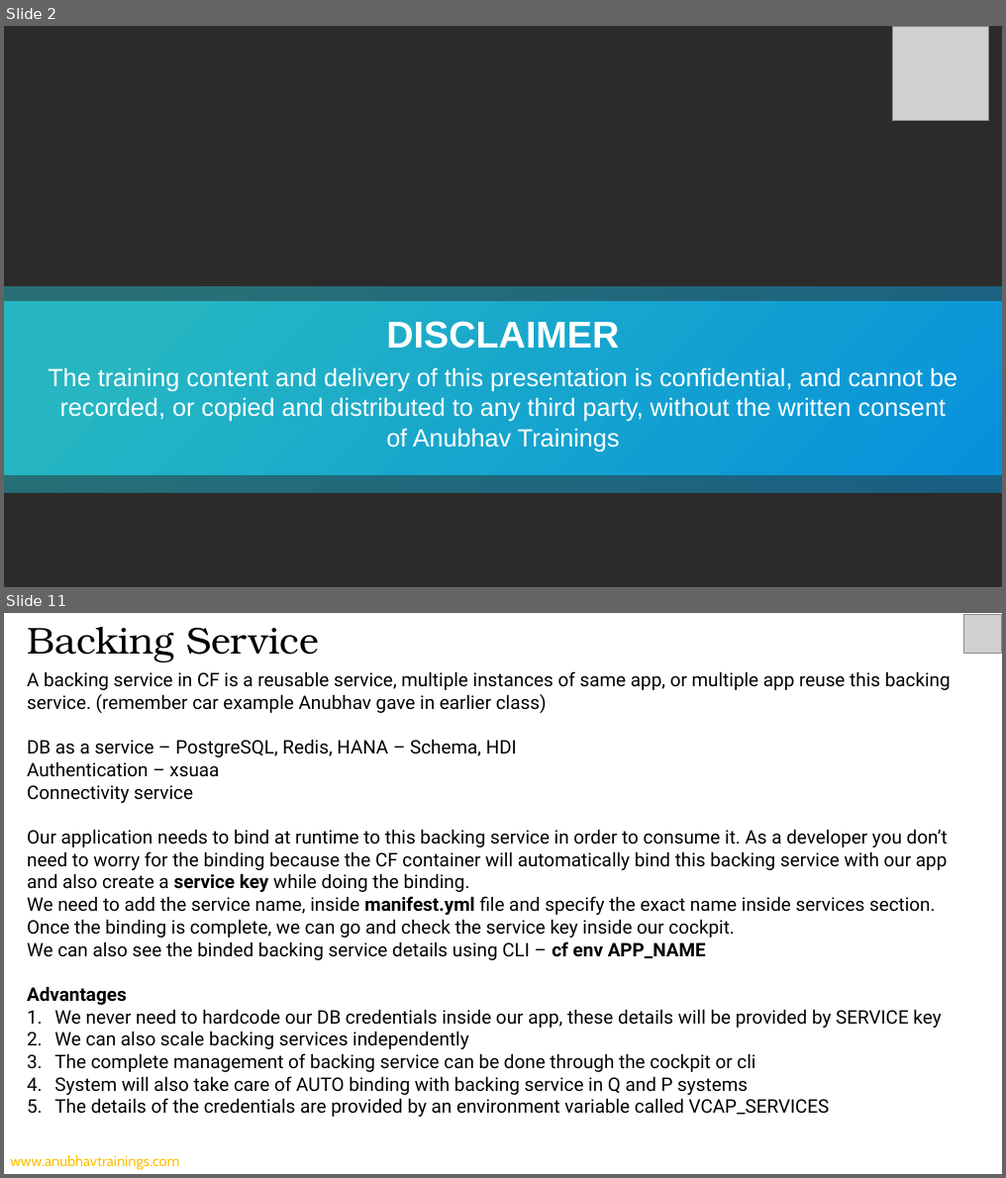
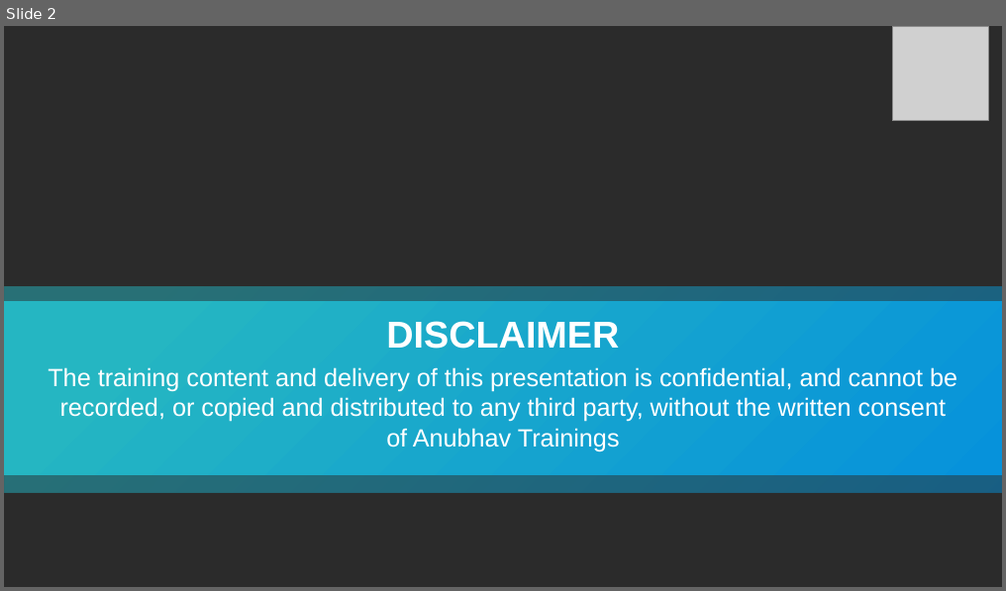
Before and after one commit to soyuztechnologies/BTP_Architect_Training, a slide deck: Day 2/Day 2 -BTP Architect.pptx. Shown one above the other, each under a label of ours: slides 2 and 11 before the commit, slide 2 after it; the slides between them are not shown. The pictures are 1006x1178 and 1006x591 pixels, drawn with LibreOffice and Linux fonts; fonts in the diff are those of the drawing; grey boxes stand for pictures; background and template pictures are left out; a plain dark background stands for a picture behind light text. Boxes give left, top, right and bottom in pixels: in the first picture for what was removed or moved away, otherwise in the second. Text is boxed around its words. In the diff, an @@ line names an element or a change of style, - is before the commit and + after.

Commit message:
Auto-updater Bot Study material BTP_Architect_Training

```diff
--- a/Day 2/Day 2 -BTP Architect.pptx
+++ b/Day 2/Day 2 -BTP Architect.pptx
@@ slide 11 removed at [4,613,1002,1174], background #FFFFFF @@
@@ text removed at [27,627,318,663] @@
-Backing Service
@@ picture removed at [963,615,1002,652] @@
@@ text removed at [27,671,950,1117] @@
-A backing service in CF is a reusable service, multiple instances of same app, or multiple app reuse this backing service. (remember car example Anubhav gave in earlier class)
-DB as a service – PostgreSQL, Redis, HANA – Schema, HDI
-Authentication – xsuaa
-Connectivity service
-Our application needs to bind at runtime to this backing service in order to consume it. As a developer you don’t need to worry for the binding because the CF container will automatically bind this backing service with our app and also create a service key while doing the binding.
-We need to add the service name, inside manifest.yml file and specify the exact name inside services section.
-Once the binding is complete, we can go and check the service key inside our cockpit.
-We can also see the binded backing service details using CLI – cf env APP_NAME
-Advantages
-1. We never need to hardcode our DB credentials inside our app, these details will be provided by SERVICE key
-2. We can also scale backing services independently
-3. The complete management of backing service can be done through the cockpit or cli
-4. System will also take care of AUTO binding with backing service in Q and P systems
-5. The details of the credentials are provided by an environment variable called VCAP_SERVICES
@@ text removed at [10,1156,179,1170] @@
-www.anubhavtrainings.com
@@ page number removed at [957,1153,975,1164] @@
-11
```
Also in this commit, not shown: 6 slides changed, 2 other slides removed, 14 other files.
